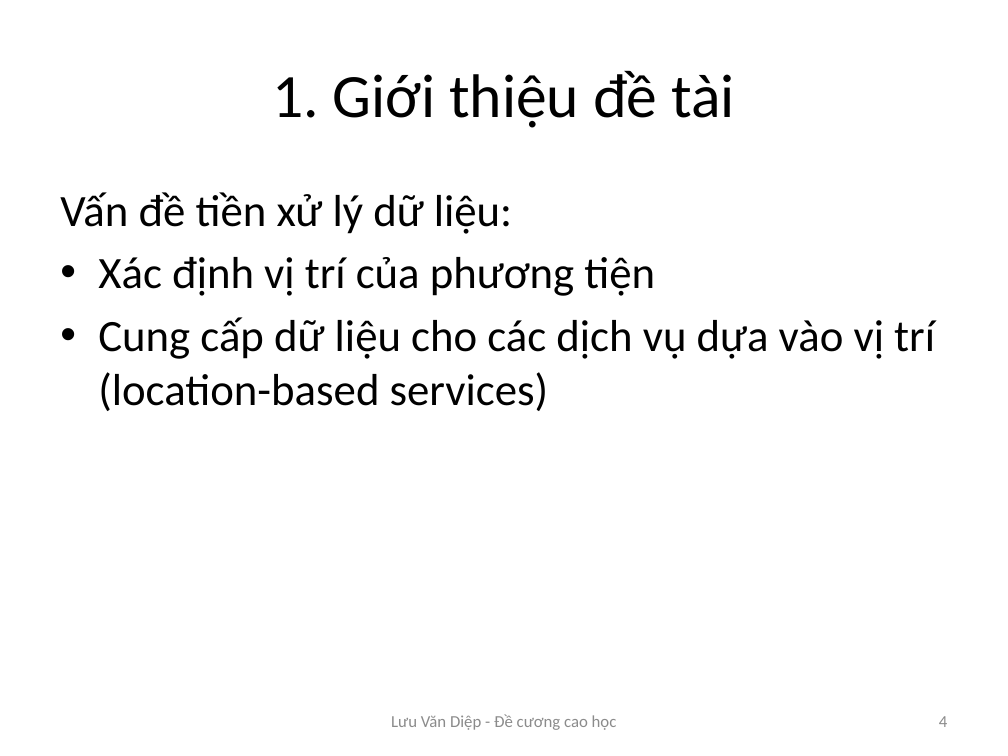
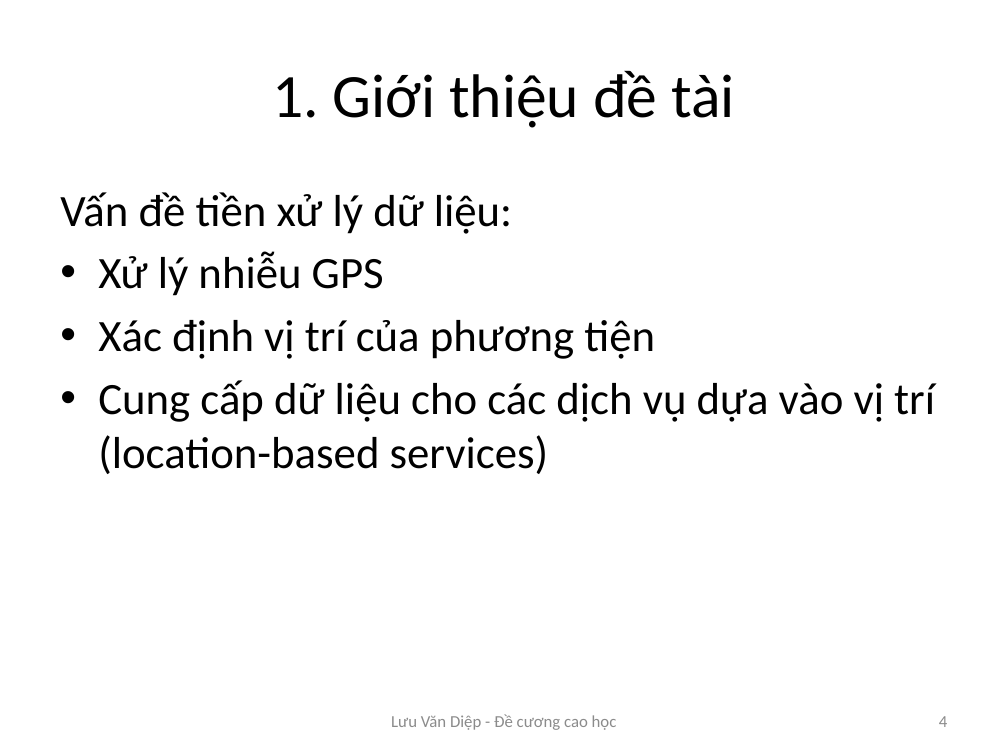
Before and after one commit to alidiepuit/master_ITS, a slide deck: slide 4 of de cuong.pptx. Drawn at 1008x756 pixels with LibreOffice and Linux fonts; fonts in the diff are those of the drawing. Boxes give left, top, right and bottom in pixels: in the first picture for what was removed or moved away, otherwise in the second. Text is boxed around its words. In the diff, an @@ line names an element or a change of style, - is before the commit and + after.

```diff
--- a/de cuong.pptx
+++ b/de cuong.pptx
@@ text at box(98, 251, 384, 296): paragraph added @@
+• Xử lý nhiễu GPS
```
Also in this commit, not shown: 2 other slides changed, 2 slides added.
